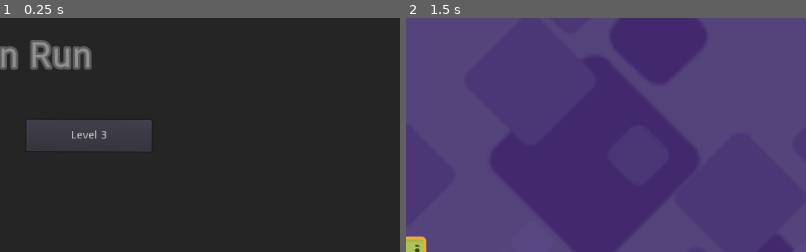
Above: before the commit, frames 1-2 (left to right).
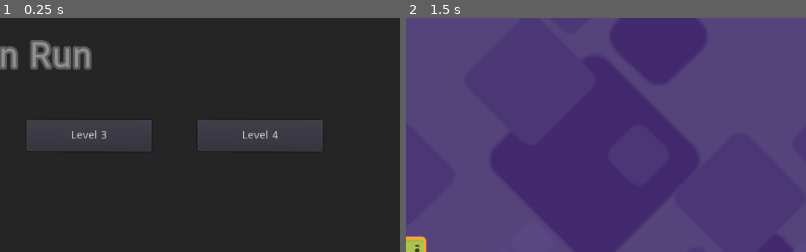
Above: after the commit, the same moments.

Repository: Hiebeler/Type-n-Run
Game: Godot game, scene res://scenes/menu.tscn
Same seed, same stepped clock (60 frames per second), same inputs: the game is played once before the commit and once after it.
Inputs (mouse positions are % of the whole screen's width and height, from its top left):
- Up to frame 1 (0.25 s): no input
- Up to frame 2 (1.5 s): click "Level 2" at 0.5 s; click (15, 9) at 1.27 s; type "12" at 1.35 s
The pictures show only the part of the screen within x 50-100%, y 2-52%; the shares and areas given below are measured in that part.

The runs differ from the first frame. In frame 1, 4.1% of the frame differs, in the area x 49-81%, y 43-57%; in frame 2, nothing differs.

Commit message:
add exit command, refactor startLevel function

Diff:
--- /dev/null
+++ b/scenes/levels/level4.tscn
@@ -0,0 +1,20 @@
+[gd_scene load_steps=5 format=2]
+
+[ext_resource path="res://scenes/prefabs/CanvasLayer.tscn" type="PackedScene" id=1]
+[ext_resource path="res://assets/WorldTiles/WorldTileset.tres" type="TileSet" id=2]
+[ext_resource path="res://scenes/prefabs/ParallaxBackground.tscn" type="PackedScene" id=3]
+[ext_resource path="res://scenes/prefabs/steve.tscn" type="PackedScene" id=4]
+
+[node name="level4" type="Node2D"]
+
+[node name="steve" parent="." instance=ExtResource( 4 )]
+position = Vector2( 30, 51 )
+
+[node name="CanvasLayer" parent="." instance=ExtResource( 1 )]
+
+[node name="ParallaxBackground" parent="." instance=ExtResource( 3 )]
+
+[node name="TileMap" type="TileMap" parent="."]
+tile_set = ExtResource( 2 )
+format = 1
+tile_data = PoolIntArray( 262143, 2, 0, 196608, 2, 0, 196609, 2, 0, 196610, 2, 0, 196611, 2, 0, 196612, 2, 0, 196613, 2, 0, 196614, 2, 0, 196615, 2, 0 )
--- a/scenes/menu.tscn
+++ b/scenes/menu.tscn
@@ -48,6 +48,15 @@
 rect_pivot_offset = Vector2( 160, 0 )
 text = "Level 3"
 
+[node name="Level4" type="Button" parent="."]
+margin_left = 765.0
+margin_top = 144.0
+margin_right = 925.0
+margin_bottom = 184.0
+rect_rotation = 0.242008
+rect_pivot_offset = Vector2( 160, 0 )
+text = "Level 4"
+
 [node name="Label" type="Label" parent="."]
 anchor_left = 0.5
 anchor_right = 0.5
@@ -58,6 +67,7 @@
 text = "Type n Run"
 align = 1
 
-[connection signal="pressed" from="Level1" to="." method="_on_Level1_pressed"]
-[connection signal="pressed" from="Level2" to="." method="_on_Level2_pressed"]
-[connection signal="pressed" from="Level3" to="." method="_on_Level3_pressed"]
+[connection signal="pressed" from="Level1" to="." method="startLevel" binds= [ "1" ]]
+[connection signal="pressed" from="Level2" to="." method="startLevel" binds= [ "2" ]]
+[connection signal="pressed" from="Level3" to="." method="startLevel" binds= [ "3" ]]
+[connection signal="pressed" from="Level4" to="." method="startLevel" binds= [ "4" ]]
--- a/scripts/CommandInput.gd
+++ b/scripts/CommandInput.gd
@@ -7,4 +7,7 @@
 
 
 func _on_CommandInput_text_entered(new_text):
-	emit_signal("line_entered", new_text)
+	if new_text == "exit":
+		get_tree().change_scene("res://scenes/menu.tscn")
+	else:
+		emit_signal("line_entered", new_text)
--- a/scripts/menu.gd
+++ b/scripts/menu.gd
@@ -1,10 +1,4 @@
 extends Control
 
-func _on_Level1_pressed():
-	get_tree().change_scene("res://scenes/levels/level1.tscn")
-
-func _on_Level2_pressed():
-	get_tree().change_scene("res://scenes/levels/level2.tscn")
-
-func _on_Level3_pressed():
-	get_tree().change_scene("res://scenes/levels/level3.tscn")
+func startLevel(level):
+	get_tree().change_scene("res://scenes/levels/level" + level + ".tscn")
